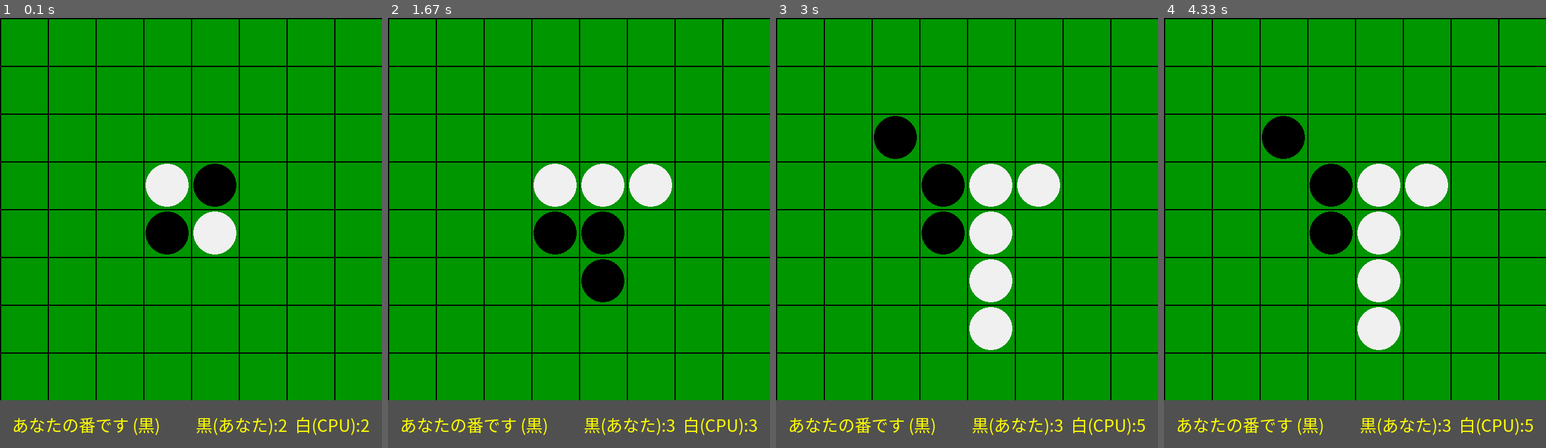
Above: before the commit, frames 1-4 (left to right).
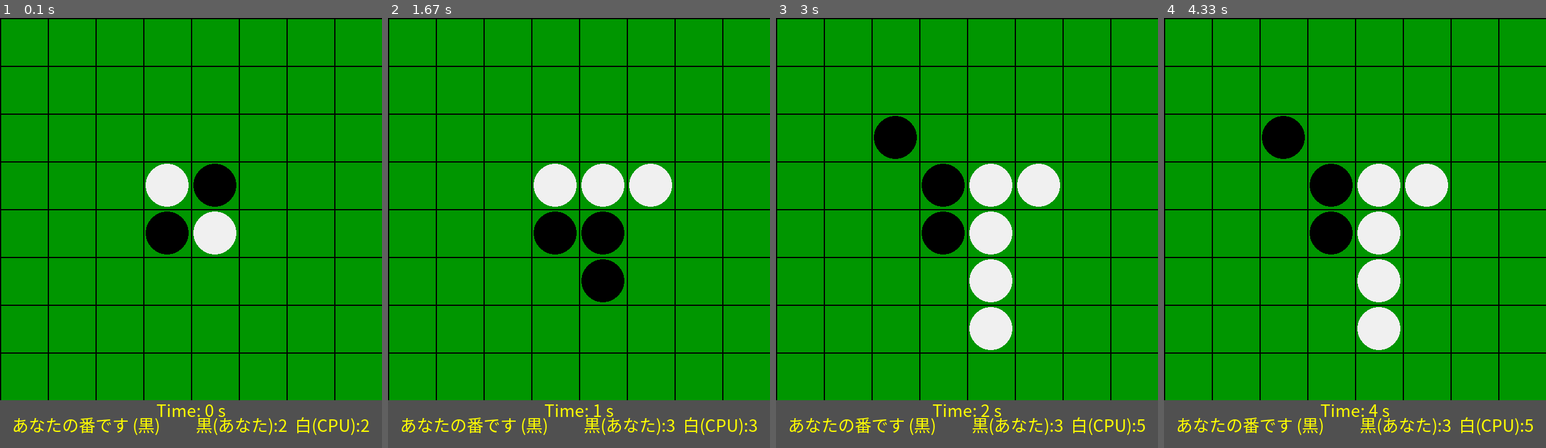
Above: after the commit, the same moments.

Repository: c0a2429118/ProjExD_Group14
Game: pygame game, started from osero.py
Same seed, same stepped clock (60 frames per second), same inputs: the game is played once before the commit and once after it.
Inputs (mouse positions are in pixels of both pictures, inside the frame that each line leads up to):
- Up to frame 1 (0.1 s): no input
- Up to frame 2 (1.67 s): click (579, 233) at 0.38 s; click (579, 263) at 0.72 s; click (460, 168) at 1.05 s
- Up to frame 3 (3 s): click (875, 147) at 1.88 s
- Up to frame 4 (4.33 s): no input

The runs differ from the first frame. In frame 1, 0.2% of the frame differs, in the area x 41-59%, y 89-93%; in frame 2, 0.1%; in frame 3, 0.1%; in frame 4, 0.2%.

Commit message:
終了画面、タイム完了

Diff:
--- a/osero.py
+++ b/osero.py
@@ -25,6 +25,44 @@
     font = pygame.font.SysFont("MS Gothic", 28) # 36から28へ
 except pygame.error:
     font = pygame.font.Font(None, 28) # こちらも合わせて小さく
+
+def gameover(screen: pygame.Surface) -> None:
+    """
+
+    引数:
+        screen (pg.Surface): 画面(screen)
+    """
+    game_img = pygame.Surface((WIDTH, HEIGHT)) #空のサーフェス
+    pygame.draw.rect(game_img, (0, 0, 0), (0, 0, 1100, 650))# 黒い四角形を作成
+    game_img.set_alpha(255) #黒画面の透明度#フォントを作成
+    txt = font.render("end", True, (255, 255, 255))
+    game_img.blit(txt, [300,320])#文字
+    screen.blit(game_img,[0, 0])
+    pygame.display.update()
+    pygame.time.wait(2000)
+
+class Timer:
+    """
+    時間を測る機能
+    """
+    def __init__(self, font: pygame.font.Font):
+        """
+        タイマーの初期化。開始時刻と使用するフォントを記憶。
+        """
+        self.start_ticks = pygame.time.get_ticks()  # 開始時刻（ミリ秒）
+        self.font = font
+        self.elapsed_time = 0 # 経過時間（秒）
+        self.game_over = False # ゲーム終了フラグ
+
+    def update(self, game_over: bool):
+        """
+        経過時間を更新する。ゲームが終了したら更新を停止。
+        """
+        self.game_over = game_over #ゲームが終わっているか確認
+        if not self.game_over:
+            self.elapsed_time = (pygame.time.get_ticks() - self.start_ticks) // 1000
+
+
 
 # --- Othello盤のロジックを管理するクラス ---
 class Board:
@@ -77,6 +115,8 @@
 class Game:
     def __init__(self):
         self.board = Board()
+        self.time = Timer(font)
+
         self.current_player = PLAYER_BLACK
         self.game_over = False
         self.message = "あなたの番です (黒)"
@@ -97,13 +137,15 @@
                             self.message = "CPUの番です (白)"
                             self.draw()
                             pygame.display.flip()
-                            self.check_game_flow()
+                        self.check_game_flow()
+                        self.time.update(self.game_over)
 
             if self.current_player == PLAYER_WHITE and not self.game_over:
                 pygame.time.wait(500)
                 self.ai_move()
                 self.check_game_flow()
 
+            self.time.update(self.game_over)
             self.draw()
             pygame.display.flip()
             clock.tick(30)
@@ -156,6 +198,9 @@
         b, w = self.board.count_stones()
         winner = "あなたの勝ち" if b > w else "CPUの勝ち" if w > b else "引き分け"
         self.message = f"ゲーム終了！ {winner} ({b}-{w})"
+        gameover(screen)
+        pygame.quit()
+        sys.exit()
 
     def draw(self):
         screen.fill(GREEN)
@@ -186,6 +231,13 @@
         score_rect = score_surf.get_rect(centery=ui_bar_rect.centery, right=WIDTH - 20)
         screen.blit(score_surf, score_rect)
 
+        timer_x_pos = WIDTH // 2
+        timer_y_pos = ui_bar_rect.centery
+        time_text = f"Time: {self.time.elapsed_time} s"
+        time_surf = font.render(time_text, True, FONT_COLOR)
+        time_rect = time_surf.get_rect(center=(timer_x_pos, timer_y_pos - 25))
+        screen.blit(time_surf, time_rect)
+
 
 if __name__ == "__main__":
     game = Game()
Not shown, changed: README.md
